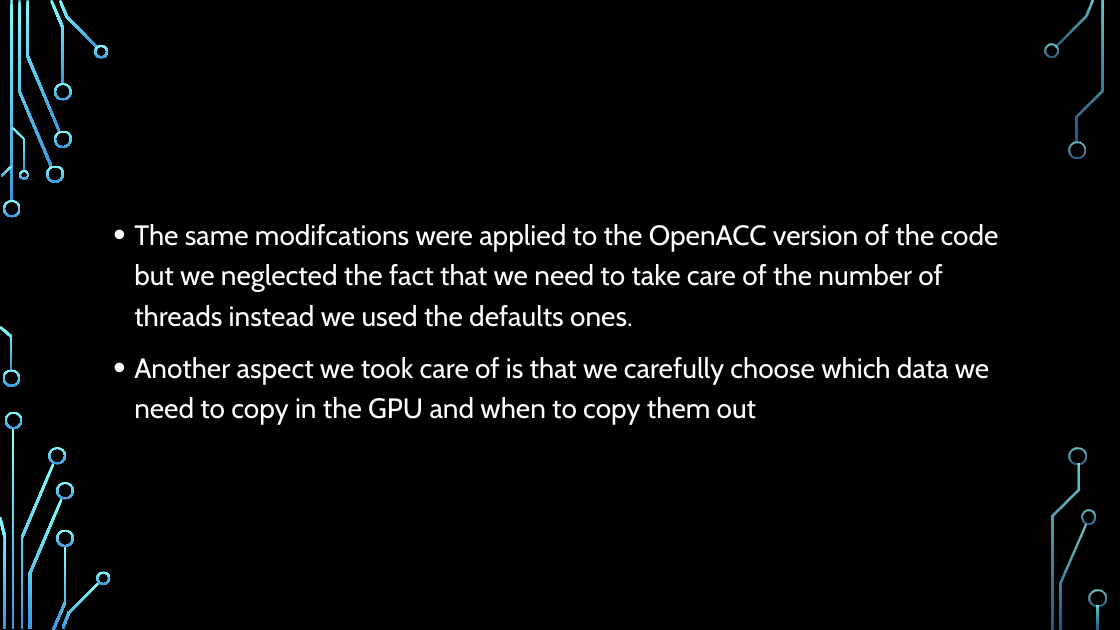
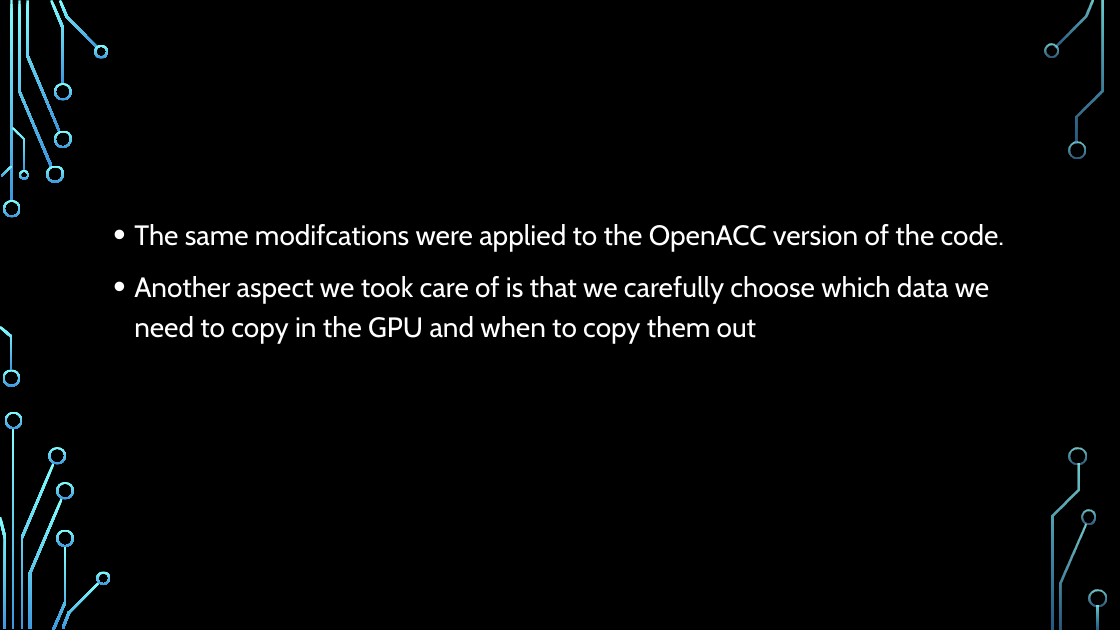
Before and after one commit to Daherkarim/ParallelProg, a slide deck: slide 7 of Presentation1.pptx. Drawn at 1120x630 pixels with LibreOffice and Linux fonts; fonts in the diff are those of the drawing; background and template pictures are left out. Boxes give left, top, right and bottom in pixels: in the first picture for what was removed or moved away, otherwise in the second. Text is boxed around its words. In the diff, an @@ line names an element or a change of style, - is before the commit and + after.

```diff
--- a/Presentation1.pptx
+++ b/Presentation1.pptx
@@ text at (134, 224, 1005, 252): text changed @@
-• The same modifcations were applied to the OpenACC version of the code but we neglected the fact that we need to take care of the number of threads instead we used the defaults ones.
+• The same modifcations were applied to the OpenACC version of the code.
```
Also in this commit, not shown: 1 other slide changed, 1 slide added.
